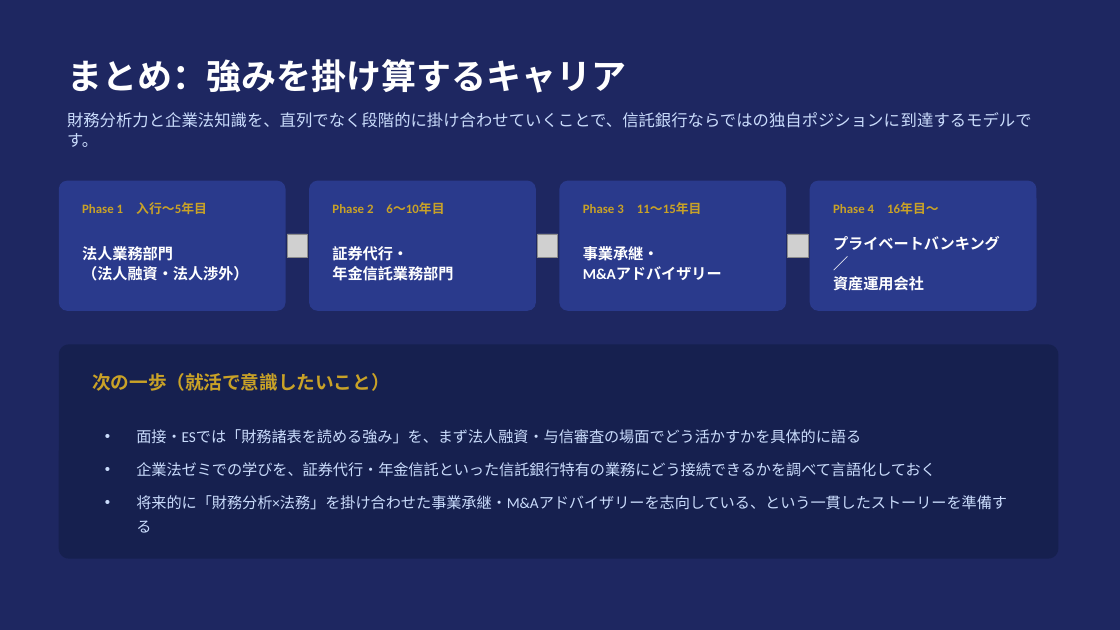
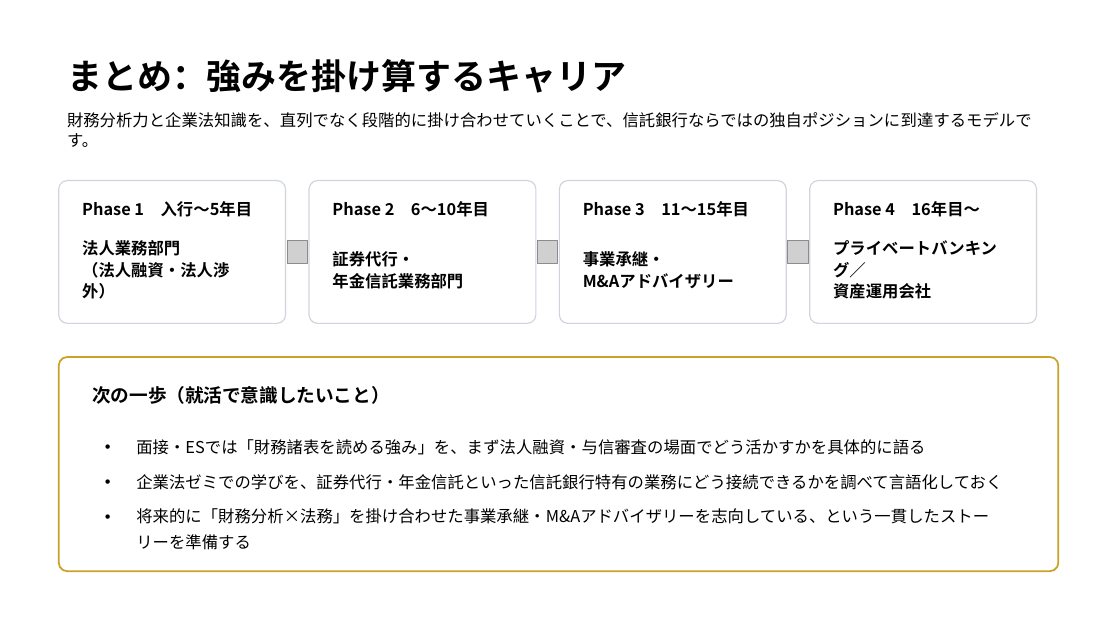
Before and after one commit to nasukazunori/NasuVault2, a slide deck: slide 8 of 信吾/銀行研究/添付ファイル/信託銀行キャリア形成モデル.pptx. Drawn at 1120x630 pixels with LibreOffice and Linux fonts; fonts in the diff are those of the drawing; grey boxes stand for pictures. Boxes give left, top, right and bottom in pixels: in the first picture for what was removed or moved away, otherwise in the second. Text is boxed around its words. In the diff, an @@ line names an element or a change of style, - is before the commit and + after.

```diff
--- a/信吾/銀行研究/添付ファイル/信託銀行キャリア形成モデル.pptx
+++ b/信吾/銀行研究/添付ファイル/信託銀行キャリア形成モデル.pptx
@@ background #1E2761 to #FFFFFF @@
@@ text "まとめ：強みを掛け算するキャリア" at (67, 59, 627, 93): font Cambria to Noto Sans CJK JP, text colour #FFFFFF to #000000 @@
@@ text "財務分析力と企業法知識を、直列でなく段階的に掛け合わせていくことで、信託銀行ならではの独自ポジションに到達するモデルです ..." at (67, 112, 1032, 147): font Calibri to Noto Sans CJK JP, text colour #CADCFC to #000000 @@
@@ rounded rectangle: place and size @@
-rounded rectangle at (59, 181, 286, 311)
+rounded rectangle at (59, 181, 286, 323)
@@ rounded rectangle: place and size @@
-rounded rectangle at (309, 181, 536, 311)
+rounded rectangle at (309, 181, 536, 323)
@@ rounded rectangle: place and size @@
-rounded rectangle at (560, 181, 786, 311)
+rounded rectangle at (560, 181, 786, 323)
@@ fill #2A3A8C to #FFFFFF; outline none to #D0D5DD 1 pt; proportions changed in 4 elements at (59, 181, 286, 323), (309, 181, 536, 323), (560, 181, 786, 323), (810, 181, 1037, 323) @@
@@ rounded rectangle: place and size @@
-rounded rectangle at (810, 181, 1037, 311)
+rounded rectangle at (810, 181, 1037, 323)
@@ size 11 to 14 pt, font Calibri to Noto Sans CJK JP, text colour #C9A227 to #000000 in 4 elements at (82, 201, 253, 217), (332, 201, 489, 217), (583, 201, 749, 217), (833, 201, 980, 217) @@
@@ size 13 to 14 pt, font Calibri to Noto Sans CJK JP, text colour #FFFFFF to #000000 in 4 elements at (82, 240, 229, 299), (332, 251, 463, 289), (583, 251, 734, 288), (833, 240, 997, 299) @@
@@ 3 pictures: place and size @@
-3 pictures at (287, 234, 808, 258)
+3 pictures at (287, 240, 808, 264)
@@ rounded rectangle: place and size @@
-rounded rectangle at (59, 344, 1059, 559)
+rounded rectangle at (59, 357, 1059, 571)
@@ rounded rectangle at (59, 357, 1059, 571): fill #16204F to #FFFFFF; outline none to #C9A227 1.5 pt; proportions changed @@
@@ text "次の一歩（就活で意識したいこと）": place and size @@
-text "次の一歩（就活で意識したいこと）" at (92, 373, 390, 391)
+text "次の一歩（就活で意識したいこと）" at (92, 386, 390, 404)
@@ text "次の一歩（就活で意識したいこと）" at (92, 386, 390, 404): font Calibri to Noto Sans CJK JP, text colour #C9A227 to #000000 @@
@@ text "面接・ESでは「財務諸表を読める強み」を、まず法人融資・与信審査の場面でどう活かすかを具体的に語る": place and size @@
-text "面接・ESでは「財務諸表を読める強み」を、まず法人融資・与信審査の場面でどう活かすかを具体的に語る" at (136, 429, 1007, 533)
+text "面接・ESでは「財務諸表を読める強み」を、まず法人融資・与信審査の場面でどう活かすかを具体的に語る" at (136, 439, 1002, 550)
@@ text "面接・ESでは「財務諸表を読める強み」を、まず法人融資・与信審査の場面でどう活かすかを具体的に語る" at (136, 439, 1002, 550): size 13 to 14 pt, font Calibri to Noto Sans CJK JP, text colour #CADCFC to #000000 @@
```
Also in this commit, not shown: 7 other slides changed, 1 other file.
